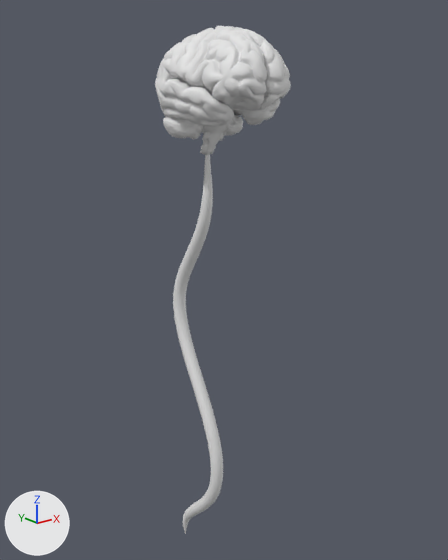
The glTF model public/SisNervioso.glb as it was, and as the next commit left it.
Camera for both pictures: a 50 mm lens placed at (-0.519, -0.689, 1.686), pointed at (0.023, -0.012, 1.415). The axes (+X, +Y, +Z) are drawn at lower left. The lights are the same throughout. The picture after the commit comes second. Where no turn or scale is listed for an object, it has been applied to the vertices.

Names of what the first picture shows: 'Cerebelo', 'CerebroDer', 'CerebroIzq', 'Diencefalo', 'MedulaEspinal'.
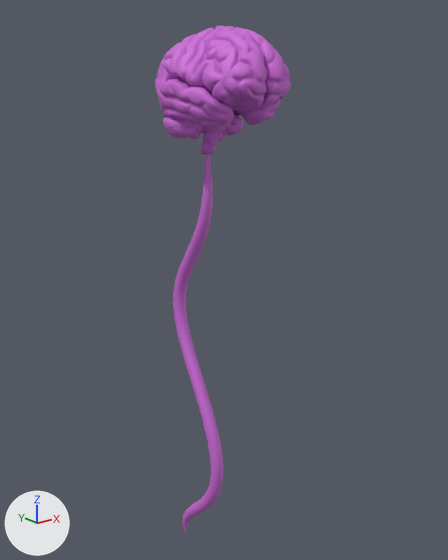
Commit message: organos y sistema nervioso

Where the change shows, as pixel boxes [x1, y1, x2, y2] in the pictures (448 x 560 px):
```json
{"object": "CerebroDer", "change": "recoloured", "before": [155, 26, 267, 127], "after": [155, 26, 267, 127], "on screen": "white to pink"}
{"object": "MedulaEspinal", "change": "recoloured", "before": [173, 153, 223, 534], "after": [173, 153, 223, 534], "on screen": "white to pink"}
{"object": "CerebroIzq", "change": "recoloured", "before": [226, 26, 291, 125], "after": [226, 26, 291, 125], "on screen": "white to pink"}
{"object": "Cerebelo", "change": "recoloured", "before": [163, 115, 243, 139], "after": [163, 115, 243, 139], "on screen": "darker"}
{"object": "Diencefalo", "change": "recoloured", "before": [185, 81, 240, 155], "after": [185, 81, 240, 155]}
```

Scene script edits in JSON lines:
```json
{"op": "add", "block": "mat_medulaespinal", "code": ["mat_medulaespinal = principled_material('MedulaEspinal')", "mat_medulaespinal.base_color = (0.612, 0.153, 0.69)  # pink #cd6dd8", "mat_medulaespinal.metallic = 0.1", "mat_medulaespinal.roughness = 0.6"]}
{"op": "add", "block": "mat_diencefalo", "code": ["mat_diencefalo = principled_material('Diencefalo')", "mat_diencefalo.base_color = (0.612, 0.153, 0.69)  # pink #cd6dd8", "mat_diencefalo.metallic = 0.1", "mat_diencefalo.roughness = 0.6"]}
{"op": "add", "block": "mat_cerebroizq", "code": ["mat_cerebroizq = principled_material('CerebroIzq')", "mat_cerebroizq.base_color = (0.612, 0.153, 0.69)  # pink #cd6dd8", "mat_cerebroizq.metallic = 0.1", "mat_cerebroizq.roughness = 0.6"]}
{"op": "add", "block": "mat_cerebroder", "code": ["mat_cerebroder = principled_material('CerebroDer')", "mat_cerebroder.base_color = (0.612, 0.153, 0.69)  # pink #cd6dd8", "mat_cerebroder.metallic = 0.1", "mat_cerebroder.roughness = 0.6"]}
{"op": "add", "block": "mat_cerebelo", "code": ["mat_cerebelo = principled_material('Cerebelo')", "mat_cerebelo.base_color = (0.612, 0.153, 0.69)  # pink #cd6dd8", "mat_cerebelo.metallic = 0.1", "mat_cerebelo.roughness = 0.6"]}
{"block": "me_untitled_005", "where": "me_untitled_005.from_pydata(...)  # 6786 vertices, 13570 faces; spans x -0.0616..0.0616, y -0.031..0.0357, z -0.0214..0.0323"}
{"op": "add", "block": "me_untitled_005", "code": "me_untitled_005.materials.append(mat_cerebelo)  # pink #cd6dd8"}
{"block": "me_untitled_002", "where": "me_untitled_002.from_pydata(...)  # 19114 vertices, 38222 faces; spans x -0.045..0.032, y -0.097..0.091, z -0.054..0.066"}
{"op": "add", "block": "me_untitled_002", "code": "me_untitled_002.materials.append(mat_cerebroder)  # pink #cd6dd8"}
{"block": "me_untitled_003", "where": "me_untitled_003.from_pydata(...)  # 19114 vertices, 38222 faces; spans x -0.032..0.045, y -0.097..0.091, z -0.054..0.066"}
{"op": "add", "block": "me_untitled_003", "code": "me_untitled_003.materials.append(mat_cerebroizq)  # pink #cd6dd8"}
{"block": "me_untitled_004", "where": "me_untitled_004.from_pydata(...)  # 1627 vertices, 3235 faces; spans x -0.0481..0.0481, y -0.0425..0.0381, z -0.0711..0.0453"}
{"op": "add", "block": "me_untitled_004", "code": "me_untitled_004.materials.append(mat_diencefalo)  # pink #cd6dd8"}
{"block": "me_nurbspath", "where": "me_nurbspath.from_pydata(...)  # 1152 vertices, 2280 faces; spans x -0.01..0.01, y -0.032..0.082, z 0.93..1.621"}
{"op": "add", "block": "me_nurbspath", "code": "me_nurbspath.materials.append(mat_medulaespinal)  # pink #cd6dd8"}
```
